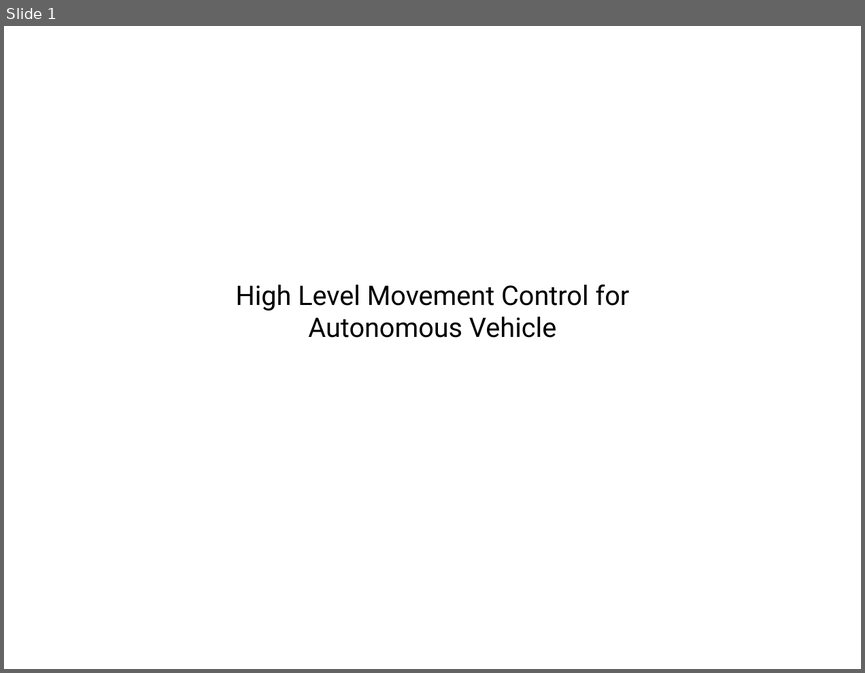
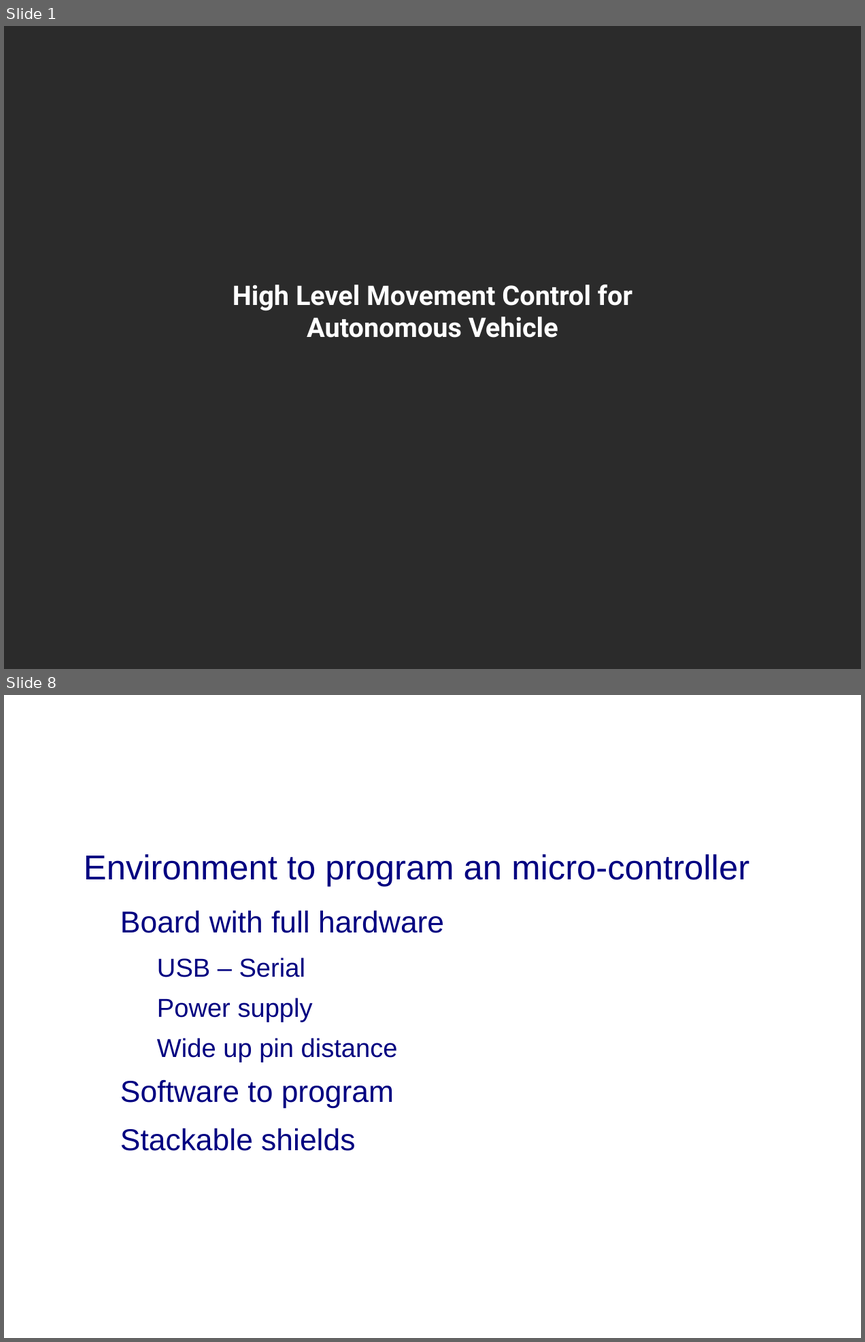
Before and after one commit to MrPerfekt/Car, a slide deck: doc/documents/Presentation/Presentation.odp. Shown one above the other, each under a label of ours: slide 1 before the commit, slides 1 and 8 after it; the slides between them are not shown. The pictures are 865x673 and 865x1342 pixels, drawn with LibreOffice and Linux fonts; fonts in the diff are those of the drawing; background and template pictures are left out; a plain dark background stands for a picture behind light text. Boxes give left, top, right and bottom in pixels: in the first picture for what was removed or moved away, otherwise in the second. Text is boxed around its words. In the diff, an @@ line names an element or a change of style, - is before the commit and + after.

```diff
--- a/doc/documents/Presentation/Presentation.odp
+++ b/doc/documents/Presentation/Presentation.odp
@@ slide 8 added at (x1=4, y1=695, x2=861, y2=1338), background picture (left out) @@
@@ title added at (x1=47, y1=743, x2=800, y2=850), 44 pt, text #FFFFFF, bold @@
+Arduino
@@ text added at (x1=84, y1=854, x2=749, y2=1151), 28 pt, text #000080 @@
+● Environment to program an micro-controller
+  − Board with full hardware
+    ● USB – Serial
+    ● Power supply
+    ● Wide up pin distance
+  − Software to program
+  − Stackable shields
@@ slide 1 changed as well @@
@@ background #FFFFFF to picture (left out) @@
@@ title "High Level Movement Control for ..." at (x1=232, y1=284, x2=632, y2=337): text colour #000000 to #FFFFFF, bold on @@
```
Also in this commit, not shown: 19 other slides added, 2 other files.
